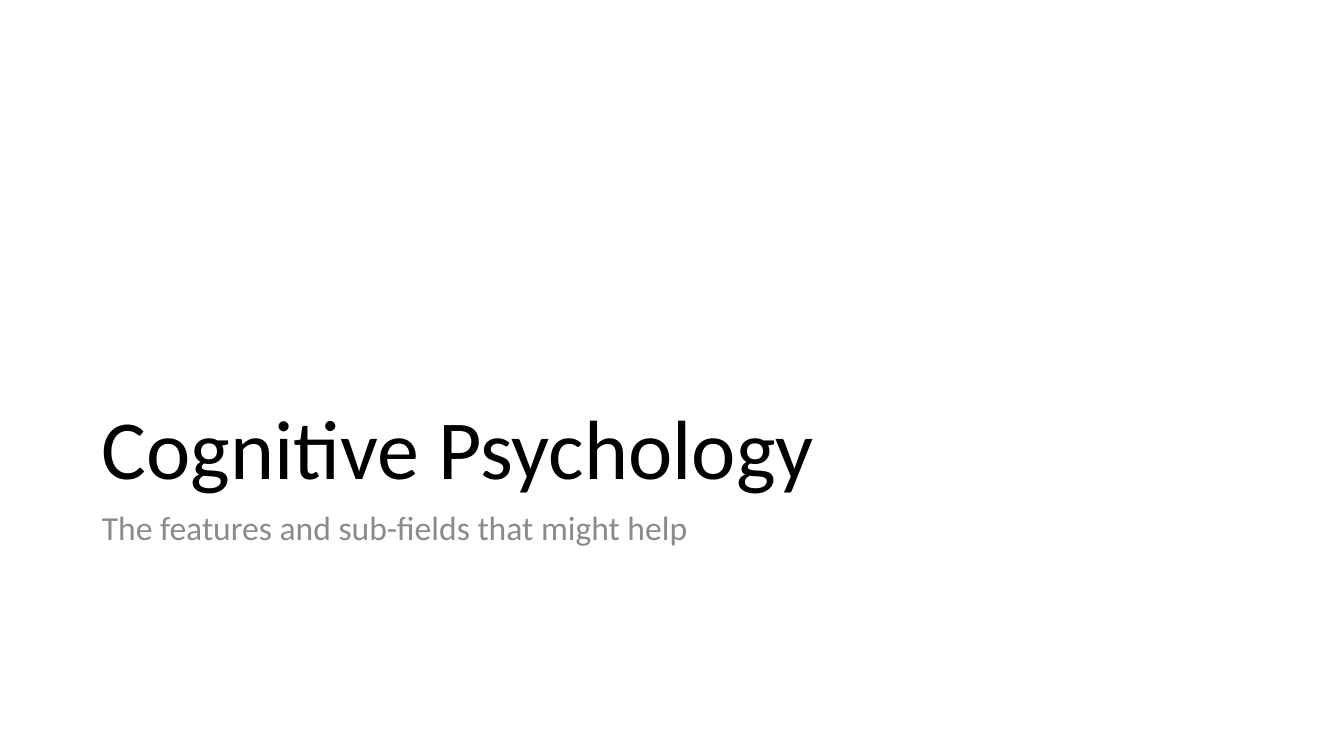
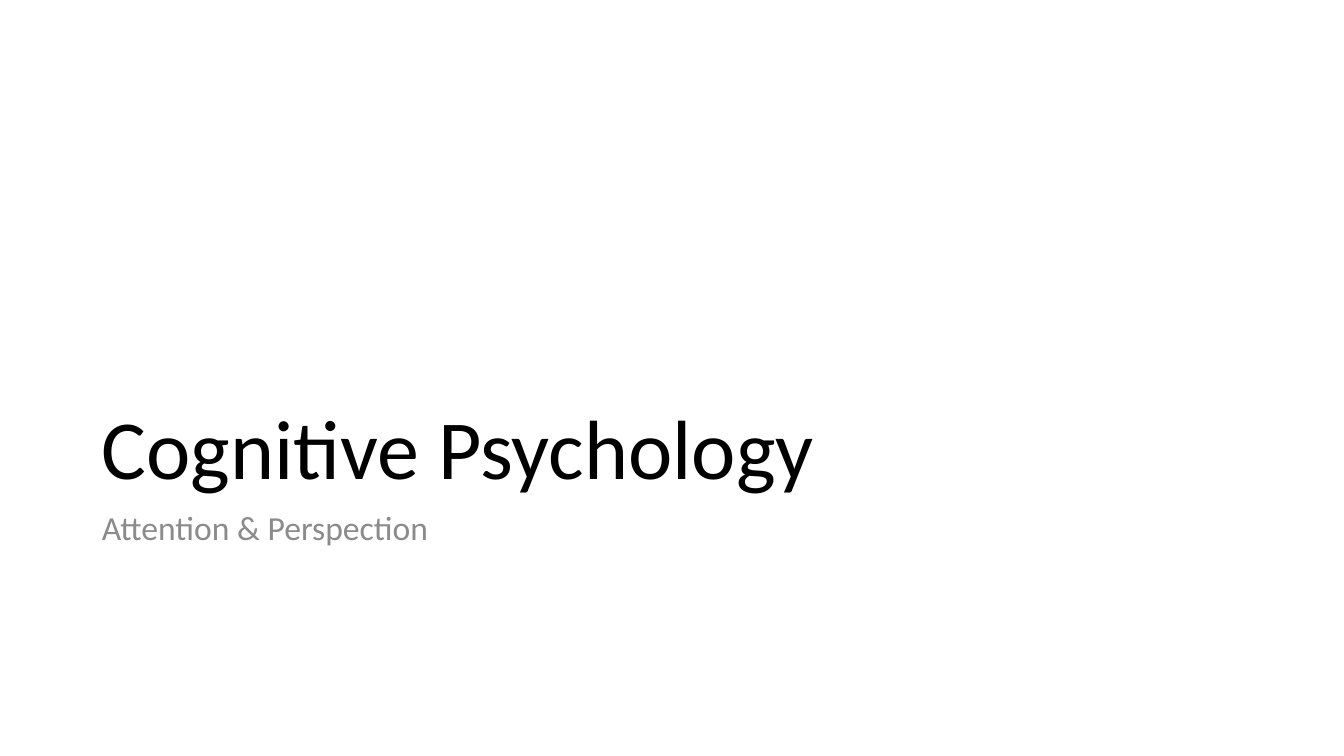
Before and after one commit to PatriciaXiao/Conclusion, a slide deck: slide 8 of Conclusion.pptx (slide 9 before the commit). Drawn at 1344x756 pixels with LibreOffice and Linux fonts; fonts in the diff are those of the drawing. Boxes give left, top, right and bottom in pixels: in the first picture for what was removed or moved away, otherwise in the second. Text is boxed around its words. In the diff, an @@ line names an element or a change of style, - is before the commit and + after.

```diff
--- a/Conclusion.pptx
+++ b/Conclusion.pptx
@@ text at [102, 517, 428, 546]: text changed @@
-The features and sub-fields that might help
+Attention & Perspection
```
Also in this commit, not shown: 9 other slides changed, 1 slide removed, 4 other files.
